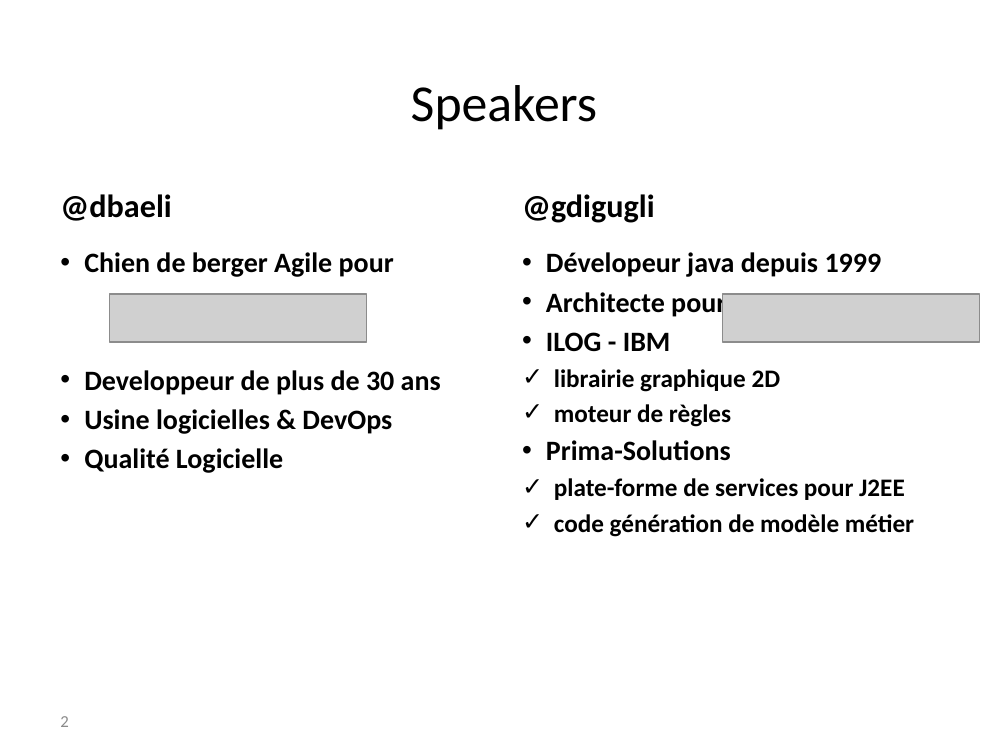
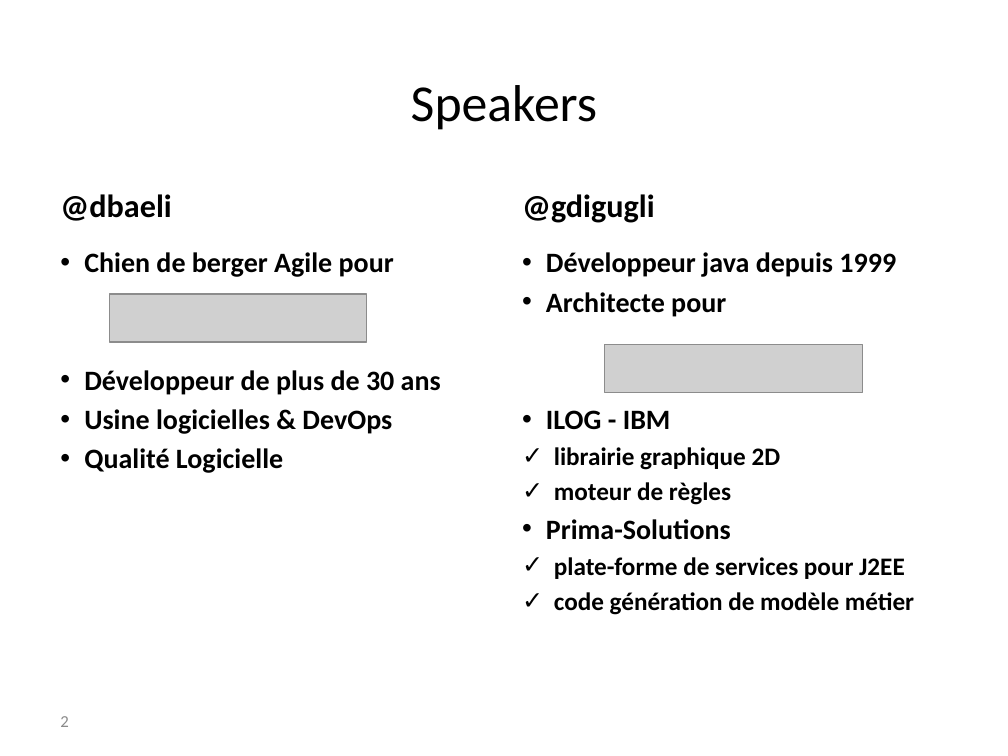
Before and after one commit to dbaeli/ez18n, a slide deck: slide 2 of ez18n-slides/ez18n_crowdsourcing.pptx. Drawn at 1008x756 pixels with LibreOffice and Linux fonts; fonts in the diff are those of the drawing; grey boxes stand for pictures; background and template pictures are left out. Boxes give left, top, right and bottom in pixels: in the first picture for what was removed or moved away, otherwise in the second. Text is boxed around its words. In the diff, an @@ line names an element or a change of style, - is before the commit and + after.

```diff
--- a/ez18n-slides/ez18n_crowdsourcing.pptx
+++ b/ez18n-slides/ez18n_crowdsourcing.pptx
@@ text at box(546, 252, 896, 277): text changed @@
-• Dévelopeur java depuis 1999
+• Développeur java depuis 1999
@@ picture: place and size @@
-picture at box(723, 294, 981, 343)
+picture at box(605, 345, 863, 393)
@@ text at box(84, 370, 441, 395): text changed @@
-• Developpeur de plus de 30 ans
+• Développeur de plus de 30 ans
```
Also in this commit, not shown: 7 other files.
